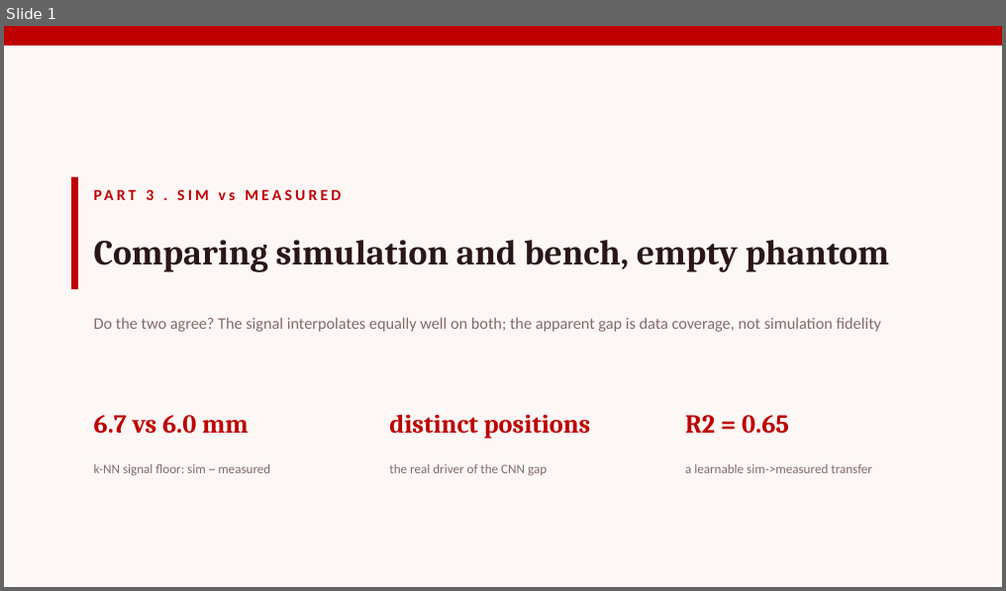
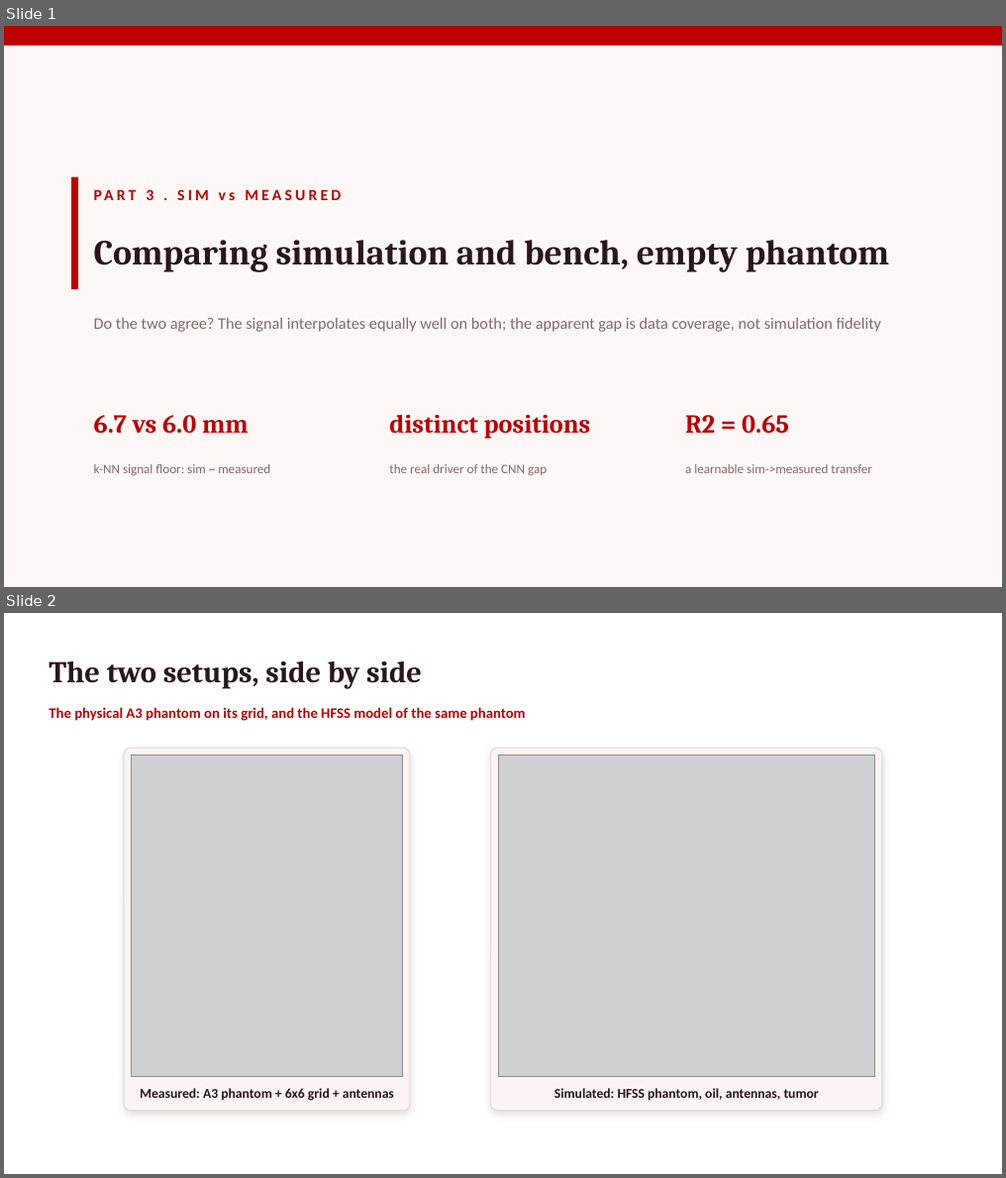
Before and after one commit to pmart1534/microwave-phantom-localization-cnn-mlp, a slide deck: regression_deck/Deck3_Sim_vs_Measured.pptx. Shown one above the other, each under a label of ours: slide 1 before the commit, slides 1 and 2 after it. The pictures are 1006x591 and 1006x1178 pixels, drawn with LibreOffice and Linux fonts; fonts in the diff are those of the drawing; grey boxes stand for pictures. Boxes give left, top, right and bottom in pixels: in the first picture for what was removed or moved away, otherwise in the second. Text is boxed around its words. In the diff, an @@ line names an element or a change of style, - is before the commit and + after.

```diff
--- a/regression_deck/Deck3_Sim_vs_Measured.pptx
+++ b/regression_deck/Deck3_Sim_vs_Measured.pptx
@@ slide 2 added at bbox=[4, 613, 1002, 1174], background #FFFFFF @@
@@ text added at bbox=[49, 662, 422, 689], 29 pt, text #2A1618, bold @@
+The two setups, side by side
@@ text added at bbox=[49, 707, 526, 721], 14 pt, text #BE0000, bold @@
+The physical A3 phantom on its grid, and the HFSS model of the same phantom
@@ rounded rectangle added at bbox=[124, 748, 410, 1111], fill #FBF4F2, outline #E7D6D1 1 pt @@
@@ picture added at bbox=[132, 756, 402, 1077] @@
@@ rounded rectangle added at bbox=[491, 748, 882, 1111], fill #FBF4F2, outline #E7D6D1 1 pt @@
@@ picture added at bbox=[498, 756, 874, 1077] @@
@@ text added at bbox=[140, 1088, 394, 1101], 13 pt, text #2A1618, bold @@
+Measured: A3 phantom + 6x6 grid + antennas
@@ text added at bbox=[554, 1088, 819, 1100], 13 pt, text #2A1618, bold @@
+Simulated: HFSS phantom, oil, antennas, tumor
```
Also in this commit, not shown: 14 other files.
